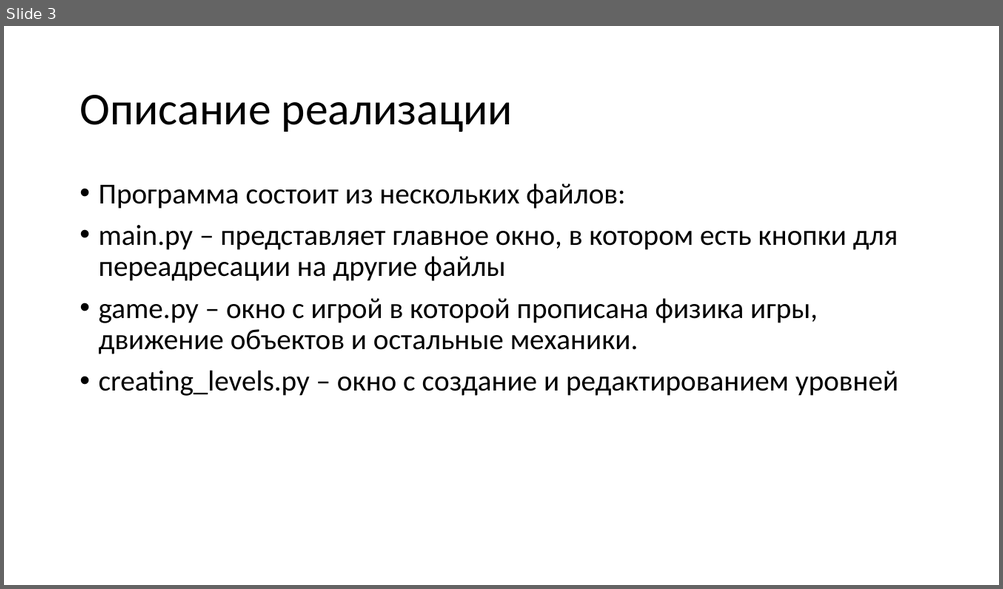
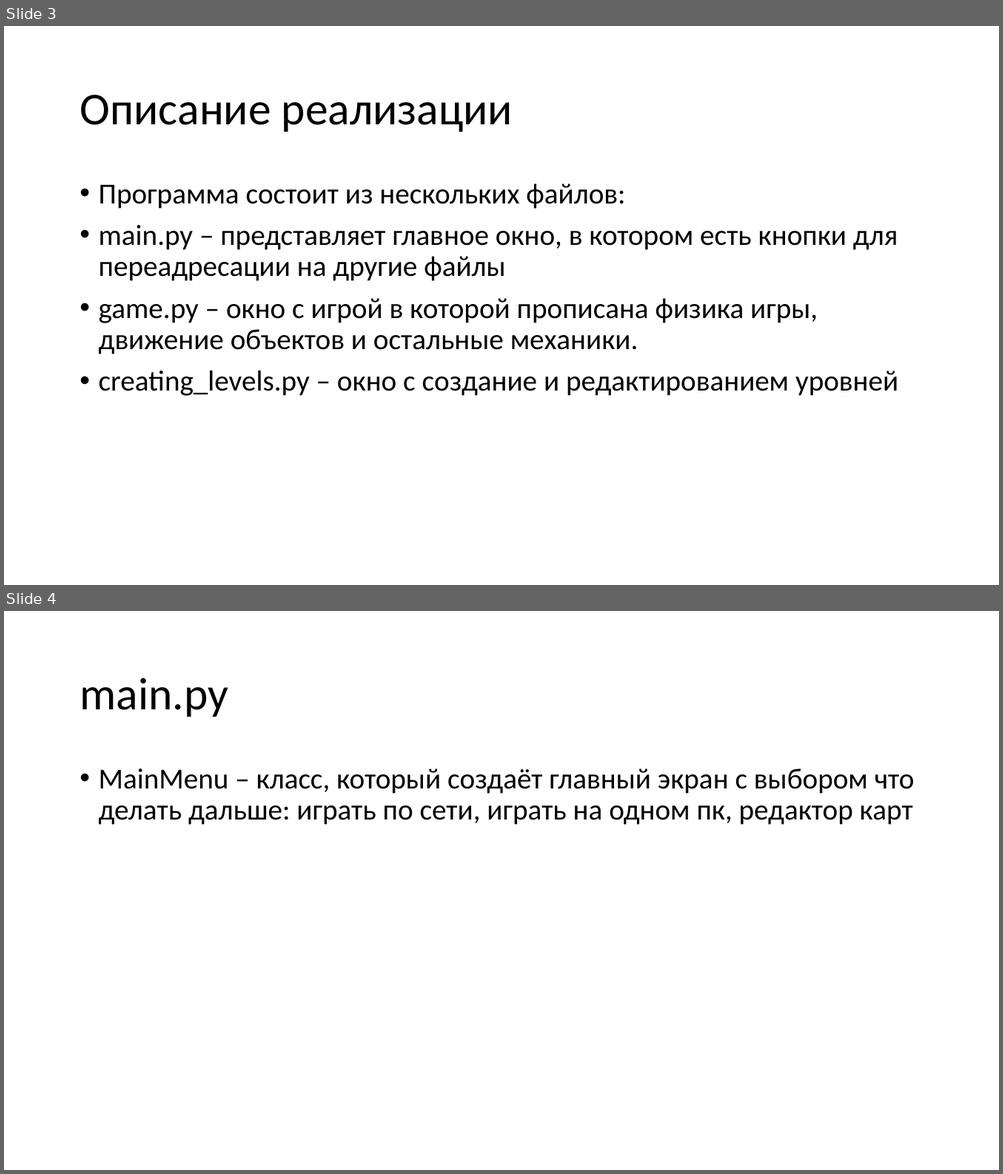
Before and after one commit to cheeeeel/fire-and-water, a slide deck: общие/презетация.pptx. Shown one above the other, each under a label of ours: slide 3 before the commit, slides 3 and 4 after it. The pictures are 1003x589 and 1003x1174 pixels, drawn with LibreOffice and Linux fonts; fonts in the diff are those of the drawing. Boxes give left, top, right and bottom in pixels: in the first picture for what was removed or moved away, otherwise in the second. Text is boxed around its words. In the diff, an @@ line names an element or a change of style, - is before the commit and + after.

```diff
--- a/общие/презетация.pptx
+++ b/общие/презетация.pptx
@@ slide 4 added at [4,611,999,1170], background #FFFFFF @@
@@ title added at [79,678,228,717], 44 pt, text #000000 @@
+main.py
@@ text added at [99,769,914,825], 28 pt, text #000000 @@
+• MainMenu – класс, который создаёт главный экран с выбором что делать дальше: играть по сети, играть на одном пк, редактор карт
```
Also in this commit, not shown: 1 slide changed, 2 other slides added, 2 other files.
